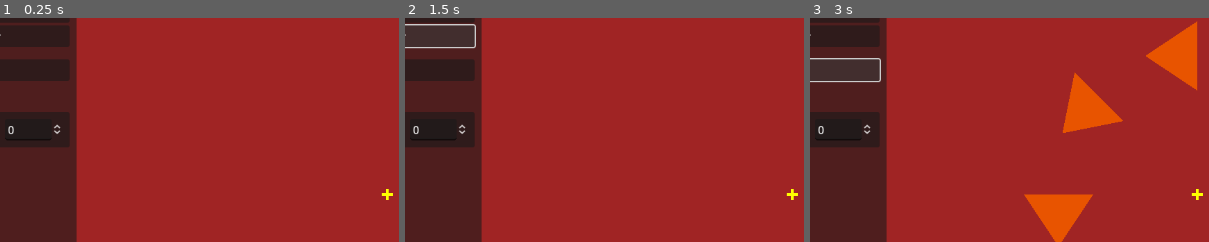
Above: before the commit, frames 1-3 (left to right).
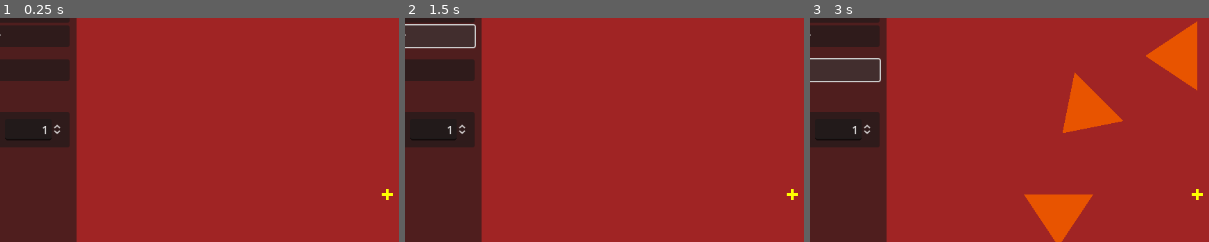
Above: after the commit, the same moments.

Repository: zoeesilcock/symmetar
Game: Godot game, scene res://Main.tscn
Two runs of this game, one before a commit and one after it. Both use one fixed random seed, a clock stepped at 60 frames per second and the inputs below.
Inputs:
- Up to frame 1 (0.25 s): no input
- Up to frame 2 (1.5 s): click "Add" at 0.5 s; click "Clear" at 1.25 s
- Up to frame 3 (3 s): click "Clear" at 2 s; click "Add" at 2.75 s
The pictures show only the part of the screen within x 13-63%, y 11-61%; the shares and areas given below are measured in that part.

The runs differ from the first frame. In frame 1, less than 0.1% of the frame differs, in the area x 2-12%, y 48-52%; in frame 2, less than 0.1%; in frame 3, less than 0.1%.

Commit message:
Allow changing the slice count of an element via the UI

Diff:
--- a/Document/Document.gd
+++ b/Document/Document.gd
@@ -22,19 +22,23 @@
 func save_document(path : String):
 	ResourceSaver.save(state, path)
 
+func get_element_state(index : int) -> ElementState:
+	return state.elements[index]
+
 func add_new_element():
 	var new_element = element_scene.instantiate()
+	var element_index = len(elements)
 
 	elements_node.add_child(new_element)
-	elements.push_front(new_element)
+	elements.push_back(new_element)
 
 	var element_state = ElementState.new()
 	element_state.slice_count = 8
 	element_state.radius = 200
 	element_state.slice_position = Vector2(element_state.radius, 0)
 
-	state.elements.push_front(element_state)
-	new_element.init(len(elements), element_state)
+	state.elements.push_back(element_state)
+	new_element.init(element_index, element_state)
 
 func clear_elements():
 	for element in elements:
--- a/Element/Element.gd
+++ b/Element/Element.gd
@@ -18,6 +18,8 @@
 	self.element_index = element_index
 	self.state = state
 
+	state.slice_count_changed.connect(_on_slice_count_changed)
+
 	_instantiate_slices()
 	_update_slices()
 
@@ -27,22 +29,48 @@
 func _on_slice_selected(slice_index : int):
 	ui_state.set_selection(element_index, slice_index)
 
+func _on_slice_count_changed():
+	var current_length = len(slices)
+	var slice_count_increased = state.slice_count > current_length
+
+	if slice_count_increased:
+		var increase = state.slice_count - current_length
+		slices.resize(state.slice_count)
+		for i in range(current_length, current_length + increase):
+			_instantiate_slice(i)
+	else:
+		var decrease = current_length - state.slice_count
+		for i in range(current_length - decrease, current_length):
+			_remove_slice(i)
+		slices.resize(state.slice_count)
+
+	_update_slices()
+
 func _instantiate_slices():
 	slices = []
 	slices.resize(state.slice_count)
 
 	for i in state.slice_count:
-		slices[i] = shape_scene.instantiate()
-		slices_node.add_child(slices[i])
+		_instantiate_slice(i)
 
-		slices[i].rotation = state.slice_rotation
-		slices[i].position = state.slice_position
-		slices[i].slice_index = i
-		slices[i].element_index = element_index
-		slices[i].name = "Slice" + str(i)
+func _instantiate_slice(index : int):
+	slices[index] = shape_scene.instantiate()
+	slices_node.add_child(slices[index])
 
-		slices[i].position_changed.connect(_on_position_changed)
-		slices[i].selected.connect(_on_slice_selected)
+	slices[index].rotation = state.slice_rotation
+	slices[index].position = state.slice_position
+	slices[index].slice_index = index
+	slices[index].element_index = element_index
+	slices[index].name = "Slice" + str(index)
+
+	slices[index].position_changed.connect(_on_position_changed)
+	slices[index].selected.connect(_on_slice_selected)
+
+func _remove_slice(index : int):
+	slices[index].position_changed.disconnect(_on_position_changed)
+	slices[index].selected.disconnect(_on_slice_selected)
+	slices_node.remove_child(slices[index])
+	slices[index].queue_free()
 
 func _update_slices(slice_index : int = 0):
 	var slice = slices[slice_index]
--- a/Element/ElementState.gd
+++ b/Element/ElementState.gd
@@ -2,7 +2,16 @@
 extends Resource
 
 # Data
-@export var slice_count : int
+@export var slice_count : int:
+	set(value):
+		var value_changed = value != slice_count
+		slice_count = value
+		if value_changed:
+			slice_count_changed.emit()
+
 @export var radius : float
 @export var slice_rotation : float
 @export var slice_position : Vector2
+
+# Signals
+signal slice_count_changed
--- a/UI/UI.gd
+++ b/UI/UI.gd
@@ -5,8 +5,10 @@
 @export var world : World
 @export var ui_state : UIState
 @export var file_dialog : FileDialog
+@export var slice_count_input : SpinBox
 
 func _ready():
+	ui_state.selection_changed.connect(_on_selection_changed)
 	file_dialog.set_filters(PackedStringArray(["*.smtr ; Symmetar Files"]))
 
 func _on_save_button_pressed():
@@ -28,3 +30,15 @@
 
 func _on_clear_button_pressed():
 	world.document.clear_elements()
+
+func _on_selection_changed():
+	if ui_state.selected_element_index >= 0:
+		var element_state = world.document.get_element_state(ui_state.selected_element_index)
+		slice_count_input.value = element_state.slice_count
+	else:
+		slice_count_input.value = 0
+
+func _on_slice_count_changed(value : float):
+	if ui_state.selected_element_index >= 0:
+		var element_state = world.document.get_element_state(ui_state.selected_element_index)
+		element_state.slice_count = value
--- a/UI/UI.tscn
+++ b/UI/UI.tscn
@@ -6,10 +6,11 @@
 
 [sub_resource type="Theme" id="Theme_uuqi3"]
 
-[node name="UI" type="CanvasLayer" node_paths=PackedStringArray("file_dialog")]
+[node name="UI" type="CanvasLayer" node_paths=PackedStringArray("file_dialog", "slice_count_input")]
 script = ExtResource("1_nhcn2")
 ui_state = ExtResource("2_ot8s7")
 file_dialog = NodePath("Root/FileDialog")
+slice_count_input = NodePath("Root/Panel/MarginContainer/VBoxContainer/EditContainer/MarginContainer/GridContainer/CountInput")
 
 [node name="Root" type="Control" parent="."]
 layout_mode = 3
@@ -83,6 +84,11 @@
 
 [node name="CountInput" type="SpinBox" parent="Root/Panel/MarginContainer/VBoxContainer/EditContainer/MarginContainer/GridContainer"]
 layout_mode = 2
+min_value = 1.0
+value = 1.0
+rounded = true
+alignment = 2
+select_all_on_focus = true
 
 [node name="Space3" type="Control" parent="Root/Panel/MarginContainer/VBoxContainer"]
 custom_minimum_size = Vector2(0, 10)
@@ -97,4 +103,5 @@
 [connection signal="pressed" from="Root/Panel/MarginContainer/VBoxContainer/LoadButton" to="." method="_on_load_button_pressed"]
 [connection signal="pressed" from="Root/Panel/MarginContainer/VBoxContainer/ClearButton" to="." method="_on_clear_button_pressed"]
 [connection signal="pressed" from="Root/Panel/MarginContainer/VBoxContainer/AddButton" to="." method="_on_add_button_pressed"]
+[connection signal="value_changed" from="Root/Panel/MarginContainer/VBoxContainer/EditContainer/MarginContainer/GridContainer/CountInput" to="." method="_on_slice_count_changed"]
 [connection signal="file_selected" from="Root/FileDialog" to="." method="_on_file_selected"]
